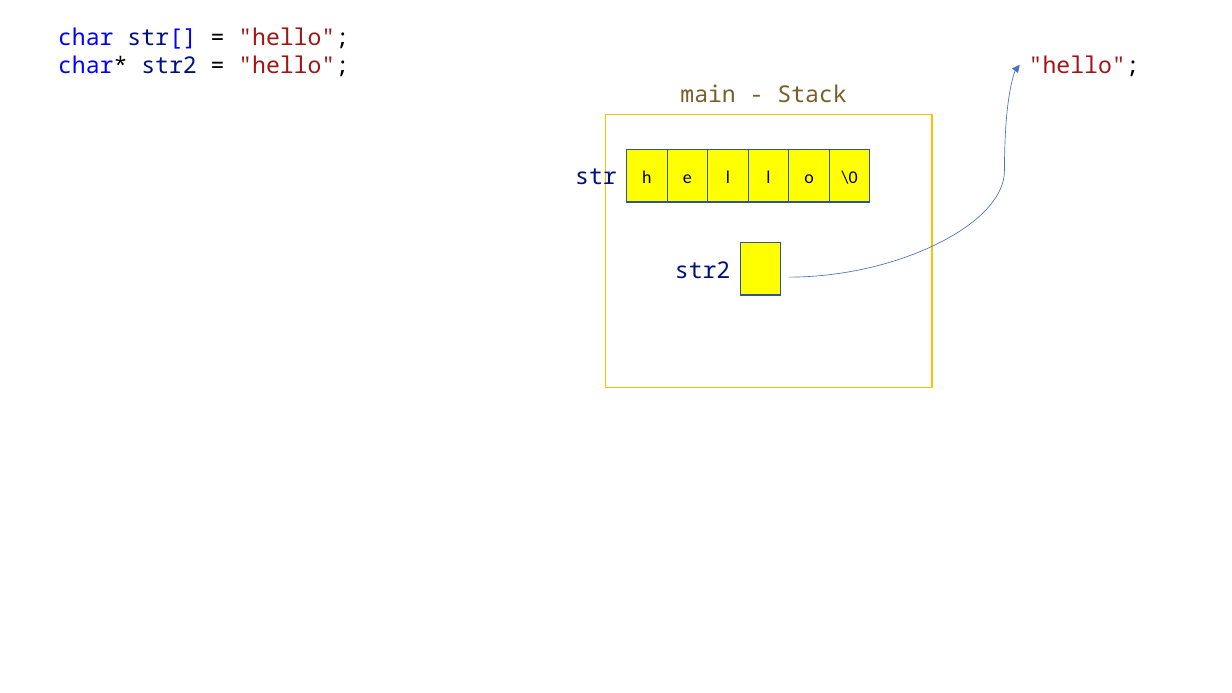
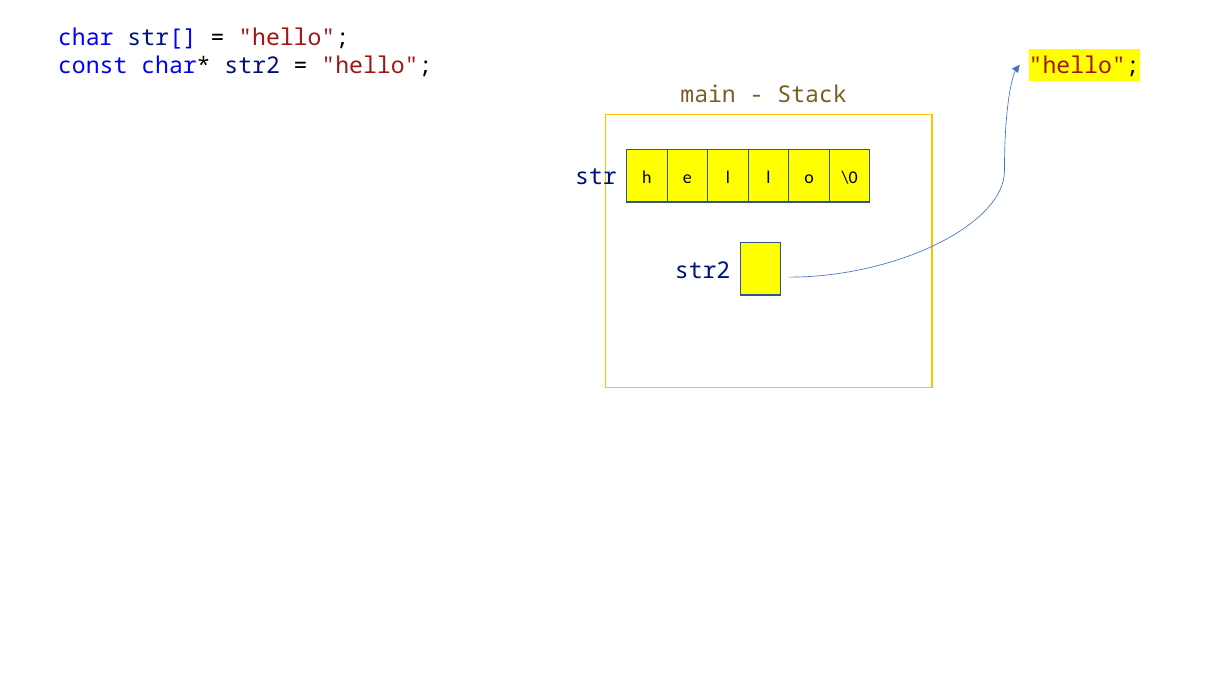
Before and after one commit to yoonichul/hyundai_20220510, a slide deck: slide 18 of 220512.pptx. Drawn at 1232x693 pixels with LibreOffice and Linux fonts; fonts in the diff are those of the drawing. Boxes give left, top, right and bottom in pixels: in the first picture for what was removed or moved away, otherwise in the second. Text is boxed around its words. In the diff, an @@ line names an element or a change of style, - is before the commit and + after.

```diff
--- a/220512.pptx
+++ b/220512.pptx
@@ text at (58, 55, 432, 77): text changed; text colour #A31515 to #0000FF @@
-char* str2 = "hello";
+const char* str2 = "hello";
@@ text ""hello";" at (1029, 55, 1140, 77): highlight none to #FFFF00 @@
```
Also in this commit, not shown: 1 other slide changed, 2 slides added, 1 other file.
